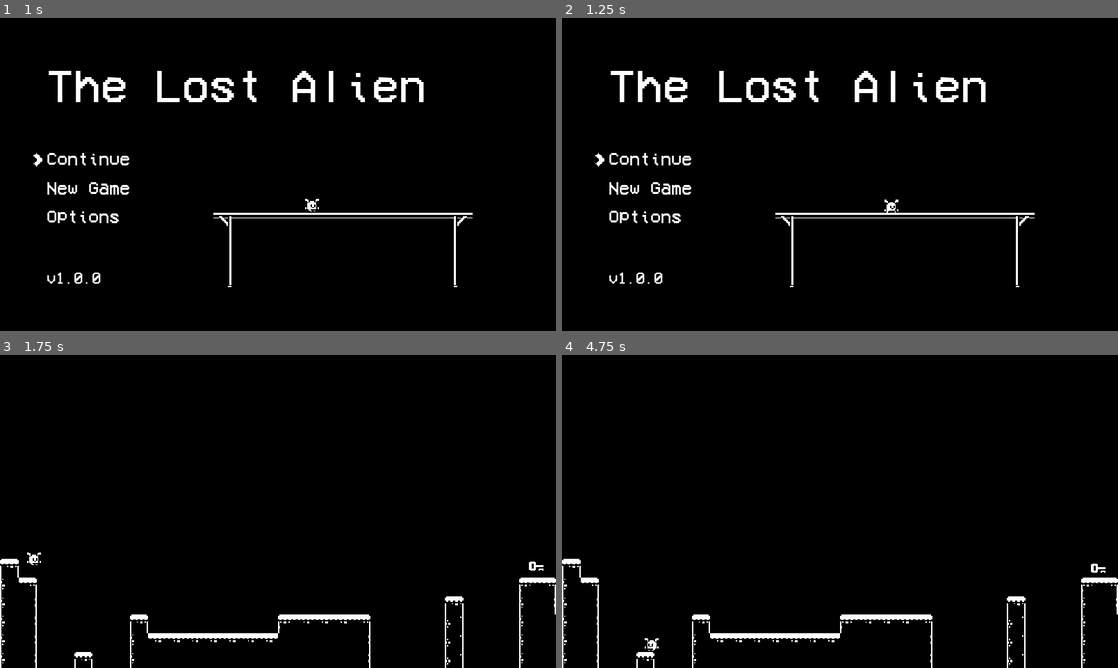
Above: before the commit, frames 1-4 (two rows, left to right).
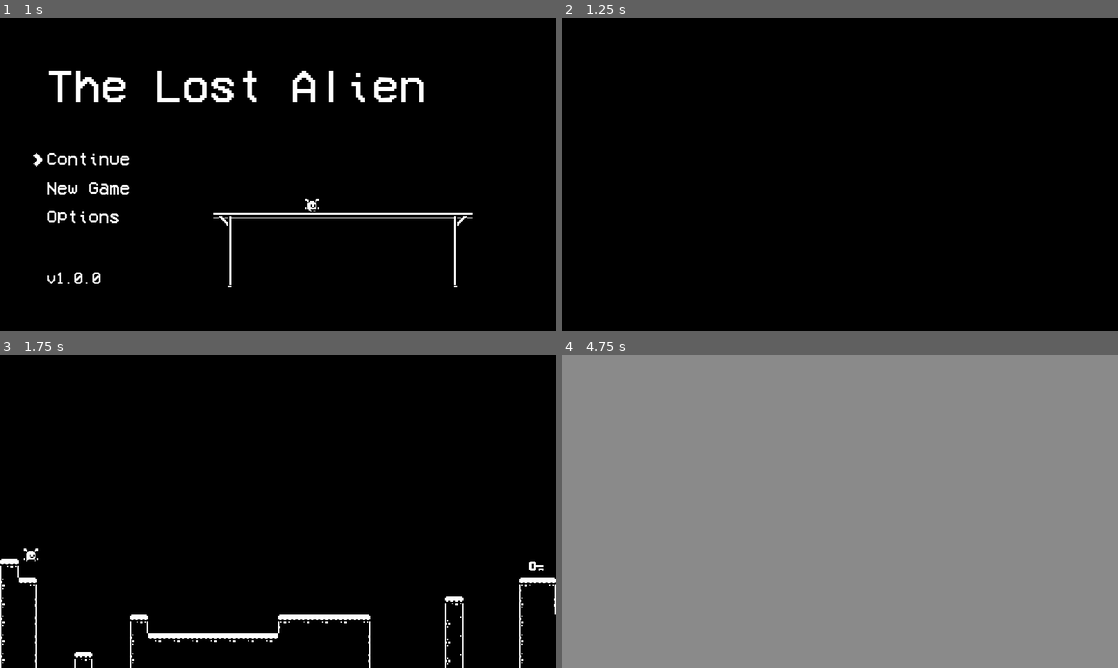
Above: after the commit, the same moments.

Repository: chewbakai/alien-platformer-godot
Game: Godot game, scene res://GUI/MainMenu.tscn
Same seed, same stepped clock (60 frames per second), same inputs: the game is played once before the commit and once after it. Sound files missing from this copy of the repository are replaced by a short silence.
Inputs:
- Up to frame 1 (1 s): tap Enter (ui_accept) at 0.5 s; hold Right (ui_right) from 0.53 s (still down); hold Enter (ui_accept) from 0.53 s (still down); tap Space (jump) at 0.77 s
- Up to frame 2 (1.25 s): keep holding Right (ui_right); keep holding Enter (ui_accept)
- Up to frame 3 (1.75 s): keep holding Right (ui_right); release Enter (ui_accept) at 1.28 s; tap S (crouch) at 1.35 s; tap Space (jump) at 1.52 s; tap Enter (ui_accept) at 1.55 s
- Up to frame 4 (4.75 s): release Right (ui_right) at 2.03 s; hold Left (ui_left) 2.03-2.78 s; hold Enter (ui_accept) 2.03-2.78 s; hold Right (ui_right) 2.78-4.28 s; tap Enter (ui_accept) at 2.85, 3.8, 4.35 s; tap Space (jump) at 3.02, 3.77, 4.52 s; hold S (crouch) 3.53-4.28 s; hold Left (ui_left) from 4.28 s (still down)

Frame 1 is identical in both runs. In frame 2, 3.4% of the frame differs, in the area x 6-85%, y 16-86%; in frame 3, less than 0.1%; in frame 4, 100%, in the area x 0-100%, y 0-100%.

Commit message:
Change controls

Diff:
--- a/project.godot
+++ b/project.godot
@@ -37,6 +37,18 @@
 
 [input]
 
+ui_accept={
+"deadzone": 0.5,
+"events": [ Object(InputEventKey,"resource_local_to_scene":false,"resource_name":"","device":0,"alt":false,"shift":false,"control":false,"meta":false,"command":false,"pressed":false,"scancode":16777221,"unicode":0,"echo":false,"script":null)
+, Object(InputEventKey,"resource_local_to_scene":false,"resource_name":"","device":0,"alt":false,"shift":false,"control":false,"meta":false,"command":false,"pressed":false,"scancode":16777222,"unicode":0,"echo":false,"script":null)
+, Object(InputEventJoypadButton,"resource_local_to_scene":false,"resource_name":"","device":0,"button_index":0,"pressure":0.0,"pressed":false,"script":null)
+ ]
+}
+ui_select={
+"deadzone": 0.5,
+"events": [ Object(InputEventJoypadButton,"resource_local_to_scene":false,"resource_name":"","device":0,"button_index":3,"pressure":0.0,"pressed":false,"script":null)
+ ]
+}
 ui_left={
 "deadzone": 0.5,
 "events": [ Object(InputEventKey,"resource_local_to_scene":false,"resource_name":"","device":0,"alt":false,"shift":false,"control":false,"meta":false,"command":false,"pressed":false,"scancode":16777231,"unicode":0,"echo":false,"script":null)
@@ -73,6 +85,7 @@
 jump={
 "deadzone": 0.5,
 "events": [ Object(InputEventKey,"resource_local_to_scene":false,"resource_name":"","device":0,"alt":false,"shift":false,"control":false,"meta":false,"command":false,"pressed":false,"scancode":32,"unicode":0,"echo":false,"script":null)
+, Object(InputEventKey,"resource_local_to_scene":false,"resource_name":"","device":0,"alt":false,"shift":false,"control":false,"meta":false,"command":false,"pressed":false,"scancode":87,"unicode":0,"echo":false,"script":null)
  ]
 }
 crouch={
